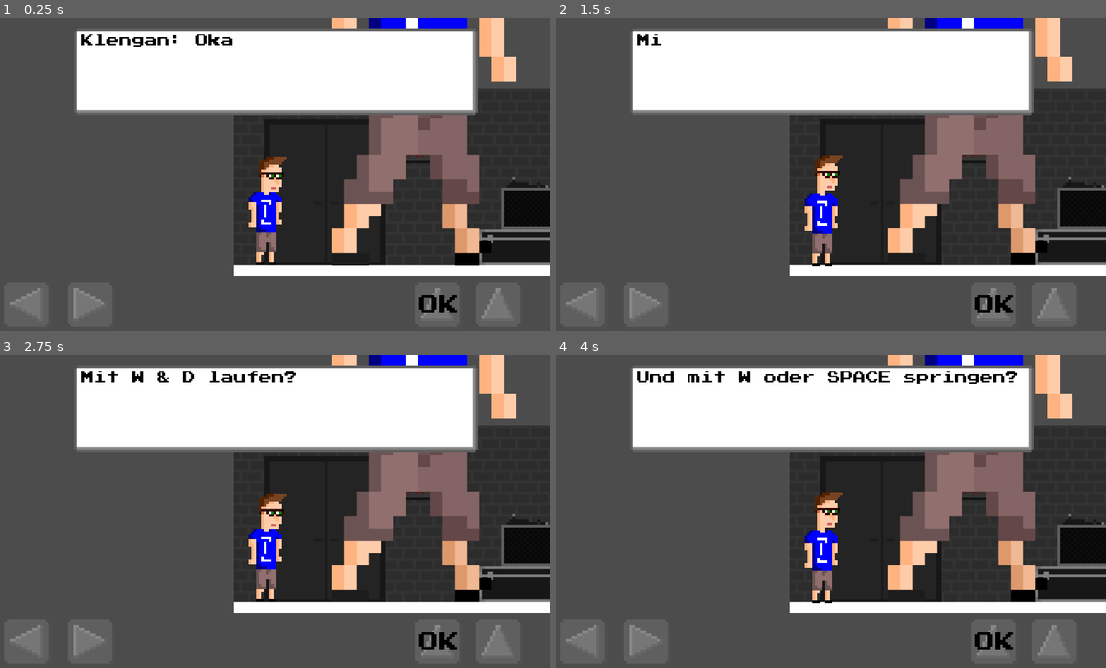
Above: before the commit, frames 1-4 (two rows, left to right).
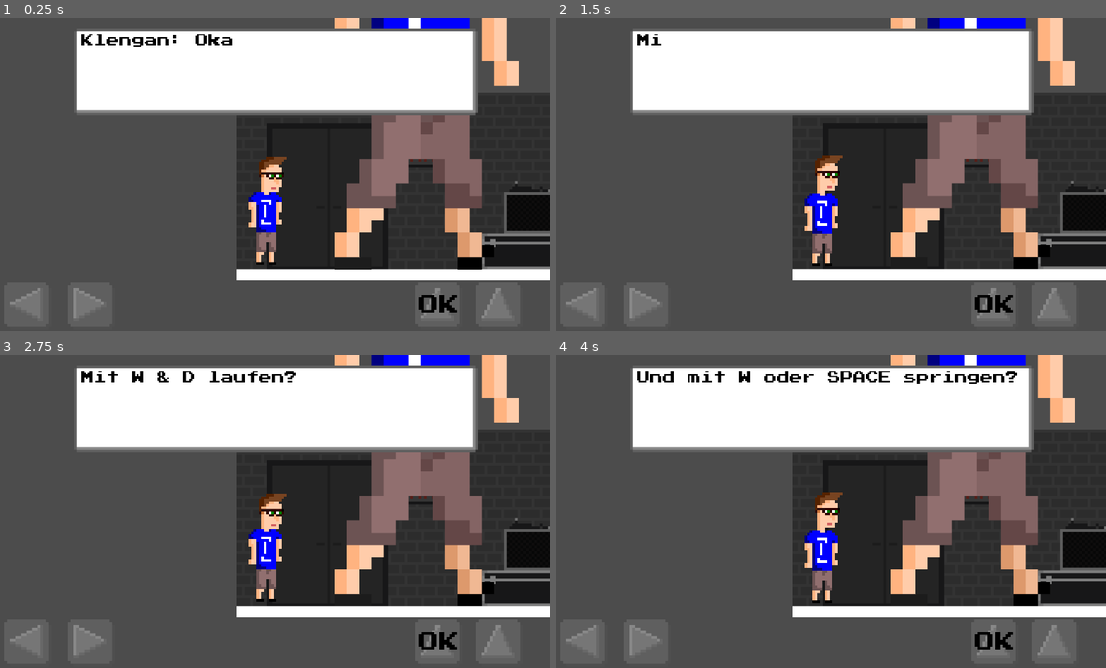
Above: after the commit, the same moments.

Repository: klenganthegame/KlenganTheGame
Game: Godot game, scene res://level/Level1.tscn
Two runs of this game, one before a commit and one after it. Both use one fixed random seed, a clock stepped at 60 frames per second and the inputs below.
Inputs:
- Up to frame 1 (0.25 s): no input
- Up to frame 2 (1.5 s): tap Enter (accept) at 0.5, 1.35 s; hold Enter (accept) 0.53-1.28 s; hold D (walk_right) from 0.53 s (still down); tap Space (jump) at 0.77 s
- Up to frame 3 (2.75 s): tap Space (jump) at 1.52 s; release D (walk_right) at 2.03 s; hold A (walk_left) from 2.03 s (still down); hold Enter (accept) from 2.03 s (still down)
- Up to frame 4 (4 s): release A (walk_left) at 2.78 s; release Enter (accept) at 2.78 s; hold D (walk_right) from 2.78 s (still down); tap Enter (accept) at 2.85 s; tap Space (jump) at 3.02, 3.77 s; hold Enter (accept) from 3.53 s (still down)

The runs differ from the first frame. In frame 1, 6.0% of the frame differs, in the area x 42-100%, y 0-84%; in frame 2, 6.0%; in frame 3, 6.0%; in frame 4, 6.0%.

Commit message:
added light

Diff:
--- a/level/Level1.tscn
+++ b/level/Level1.tscn
@@ -1,11 +1,12 @@
-[gd_scene load_steps=16 format=2]
+[gd_scene load_steps=17 format=2]
 
 [ext_resource path="res://level/Level1.gd" type="Script" id=1]
 [ext_resource path="res://Sprites/test/Backstage_example.png" type="Texture" id=2]
 [ext_resource path="res://Sprites/Klengan/Walk/6658c1c8d437455b869f1be0ff25527f-7.png" type="Texture" id=3]
-[ext_resource path="res://objects/level1/Klengan.tscn" type="PackedScene" id=4]
-[ext_resource path="res://objects/mechanics/Interactable.tscn" type="PackedScene" id=5]
-[ext_resource path="res://objects/test/KlenganKlon_test.tscn" type="PackedScene" id=6]
+[ext_resource path="res://Sprites/test/light.png" type="Texture" id=4]
+[ext_resource path="res://objects/level1/Klengan.tscn" type="PackedScene" id=5]
+[ext_resource path="res://objects/mechanics/Interactable.tscn" type="PackedScene" id=6]
+[ext_resource path="res://objects/test/KlenganKlon_test.tscn" type="PackedScene" id=7]
 
 [sub_resource type="RectangleShape2D" id=3]
 extents = Vector2( 52.3257, 5.04416 )
@@ -45,43 +46,48 @@
 position = Vector2( -978.208, 146.405 )
 texture = ExtResource( 3 )
 
-[node name="Klengan" parent="." instance=ExtResource( 4 )]
-position = Vector2( -1261.91, 536.394 )
+[node name="Light2D" type="Light2D" parent="."]
+position = Vector2( -131.814, 504.394 )
+texture = ExtResource( 4 )
+shadow_enabled = true
+
+[node name="Klengan" parent="." instance=ExtResource( 5 )]
+position = Vector2( -1266.74, 528.765 )
 
 [node name="InteractableSamples" type="Node2D" parent="."]
 
-[node name="Interactable7" parent="InteractableSamples" instance=ExtResource( 5 )]
+[node name="Interactable7" parent="InteractableSamples" instance=ExtResource( 6 )]
 position = Vector2( -380.802, 396.121 )
 dialogue = [ "Klengan: Ja wow...........", "jetzt bin ich doch hier oben...." ]
 
-[node name="Interactable6" parent="InteractableSamples" instance=ExtResource( 5 )]
+[node name="Interactable6" parent="InteractableSamples" instance=ExtResource( 6 )]
 position = Vector2( 1849.11, 623.509 )
 dialogue = [ "Klengan: Sieht aus wie eine Tür..." ]
 
-[node name="Interactable5" parent="InteractableSamples" instance=ExtResource( 5 )]
+[node name="Interactable5" parent="InteractableSamples" instance=ExtResource( 6 )]
 position = Vector2( 1509.8, 625.267 )
 dialogue = [ "Klengan: Hm...", "Ein Haufen Beschallungsgeräte..." ]
 
-[node name="Interactable4" parent="InteractableSamples" instance=ExtResource( 5 )]
+[node name="Interactable4" parent="InteractableSamples" instance=ExtResource( 6 )]
 position = Vector2( -144.56, 609.572 )
 dialogue = [ "Klengan: Das ist aber eine schöne Lampe." ]
 
-[node name="Interactable3" parent="InteractableSamples" instance=ExtResource( 5 )]
+[node name="Interactable3" parent="InteractableSamples" instance=ExtResource( 6 )]
 position = Vector2( -379.46, 607.206 )
 dialogue = [ "Klengan: Ich glaube es ist nicht die Zeit um da hoch zu klettern." ]
 
-[node name="Interactable" parent="InteractableSamples" instance=ExtResource( 5 )]
+[node name="Interactable" parent="InteractableSamples" instance=ExtResource( 6 )]
 position = Vector2( -897.891, 607.743 )
 dialogue = [ "Klengan: Diesen Schuh kenn ich doch.." ]
 
-[node name="Interactable2" parent="InteractableSamples" instance=ExtResource( 5 )]
+[node name="Interactable2" parent="InteractableSamples" instance=ExtResource( 6 )]
 position = Vector2( -1106.18, 608.982 )
 dialogue = [ "Klengan: Was ein schöner Schuh." ]
 
-[node name="KlenganKlon_test" parent="InteractableSamples" instance=ExtResource( 6 )]
+[node name="KlenganKlon_test" parent="InteractableSamples" instance=ExtResource( 7 )]
 position = Vector2( 811.771, 510.844 )
 
-[node name="Interactable8" parent="InteractableSamples" instance=ExtResource( 5 )]
+[node name="Interactable8" parent="InteractableSamples" instance=ExtResource( 6 )]
 position = Vector2( -677.146, 606.057 )
 dialogue = [ "Klengan: La...La...La.... okay.. ich lass das mit dem Singen lieber...", "Ich möchte ja nicht so enden wie der liebe Apo... oder Leon Marscher...." ]
 
Binary file added: Sprites/test/light.png
